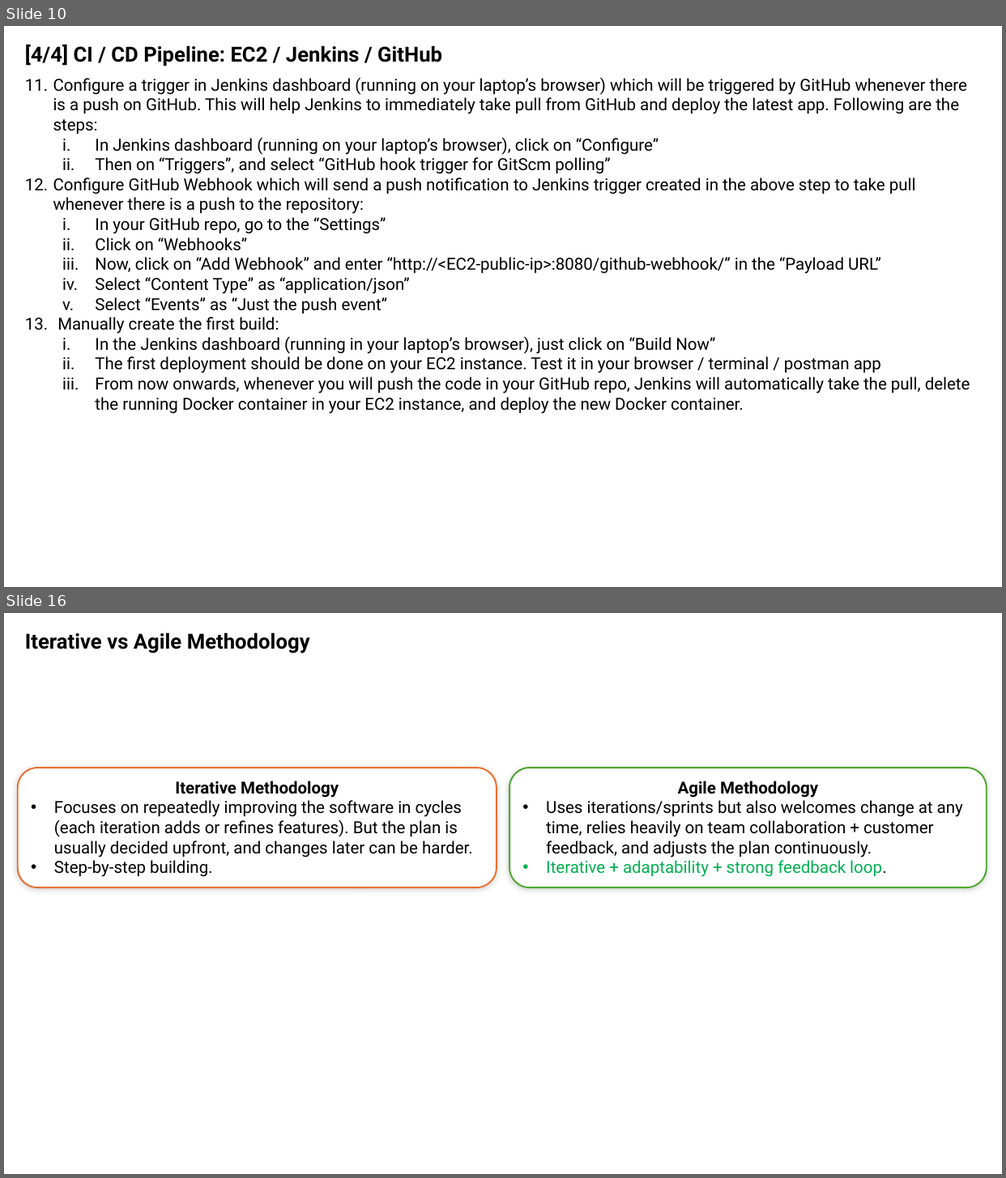
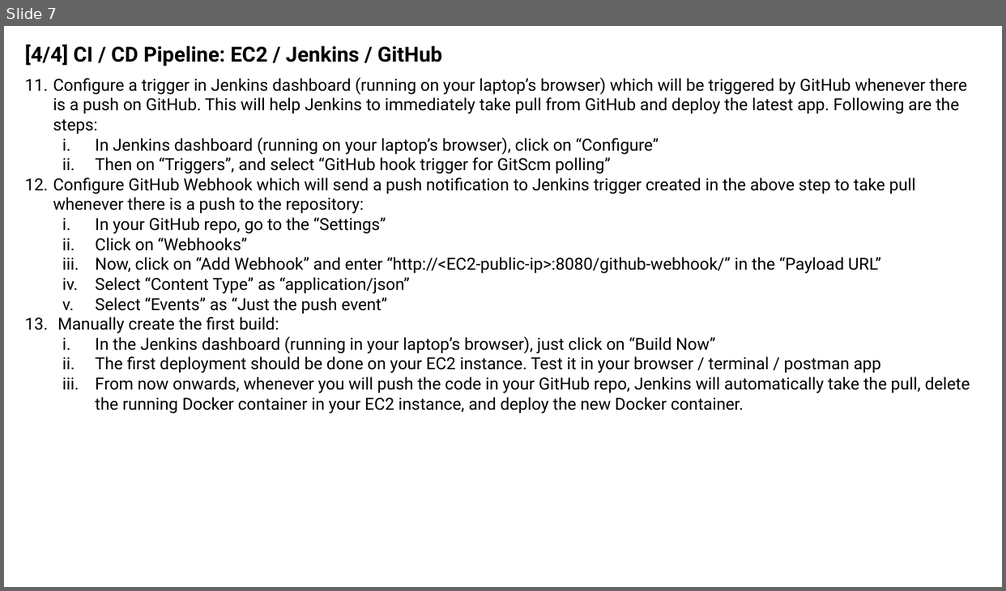
Before and after one commit to sansinghsanjay/sanjays_app, a slide deck: architecture.pptx. Shown one above the other, each under a label of ours: slides 10 and 16 before the commit, slide 7 after it; the slides between them are not shown. The pictures are 1006x1178 and 1006x591 pixels, drawn with LibreOffice and Linux fonts; fonts in the diff are those of the drawing; background and template pictures are left out. Boxes give left, top, right and bottom in pixels: in the first picture for what was removed or moved away, otherwise in the second. Text is boxed around its words. In the diff, an @@ line names an element or a change of style, - is before the commit and + after.

```diff
--- a/architecture.pptx
+++ b/architecture.pptx
@@ slide 16 removed at (4, 613, 1002, 1174), background #FFFFFF @@
@@ text removed at (25, 632, 310, 653) @@
-Iterative vs Agile Methodology
@@ rounded rectangle removed at (18, 768, 496, 888) @@
-Iterative Methodology
-• Focuses on repeatedly improving the software in cycles (each iteration adds or refines features). But the plan is usually decided upfront, and changes later can be harder.
-• Step-by-step building.
@@ rounded rectangle removed at (509, 768, 987, 888) @@
-Agile Methodology
-• Uses iterations/sprints but also welcomes change at any time, relies heavily on team collaboration + customer feedback, and adjusts the plan continuously.
-• Iterative + adaptability + strong feedback loop.
@@ what was slide 10 is now slide 7 @@
```
Also in this commit, not shown: 8 slides added, 12 other slides removed, 3 other files.
